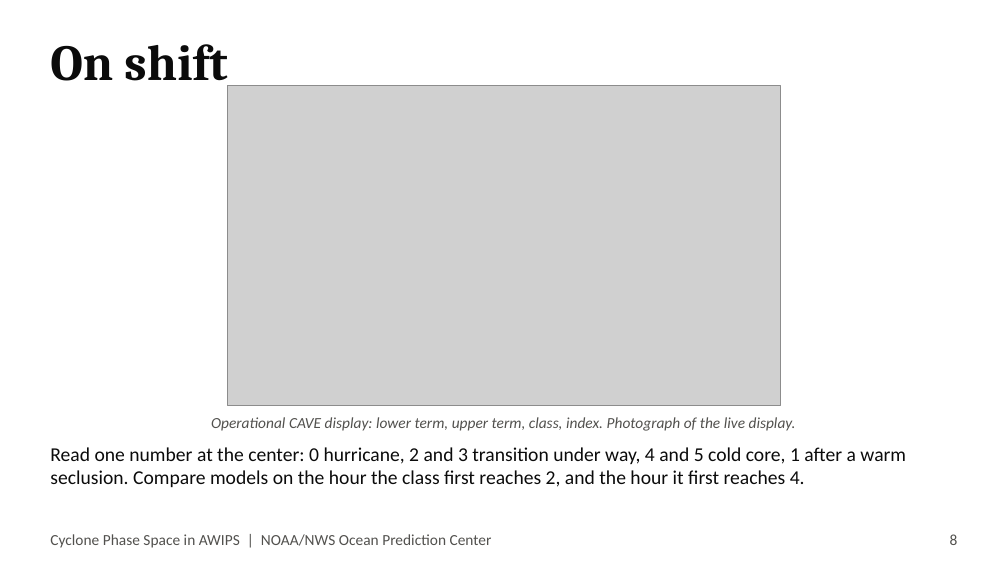
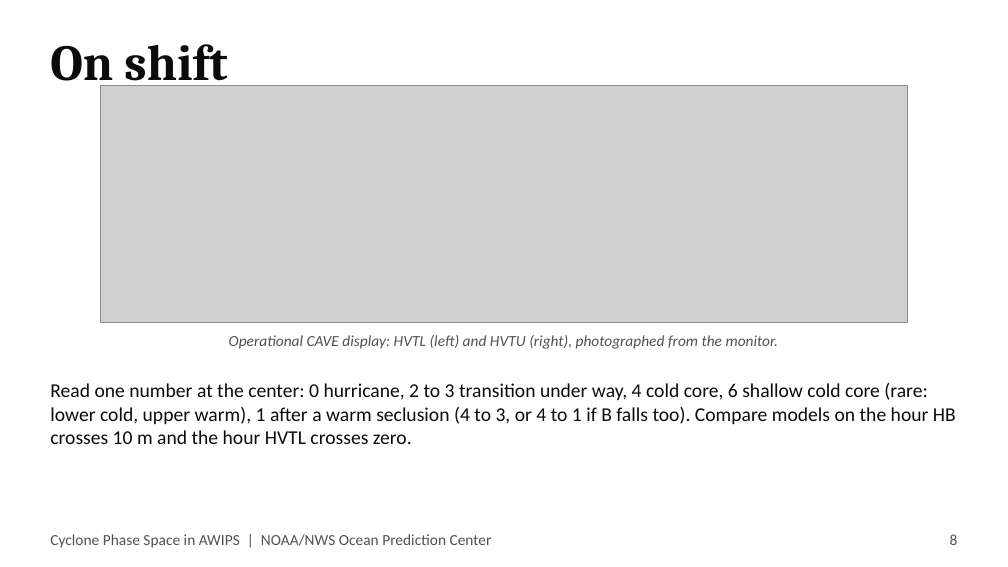
Before and after one commit to jkrek17/awips-tools, a slide deck: slide 8 of D2D/docs/TALK.pptx. Drawn at 1008x567 pixels with LibreOffice and Linux fonts; fonts in the diff are those of the drawing; grey boxes stand for pictures. Boxes give left, top, right and bottom in pixels: in the first picture for what was removed or moved away, otherwise in the second. Text is boxed around its words. In the diff, an @@ line names an element or a change of style, - is before the commit and + after.

```diff
--- a/D2D/docs/TALK.pptx
+++ b/D2D/docs/TALK.pptx
@@ picture: place and size @@
-picture at (228,86,780,405)
+picture at (101,86,907,323)
@@ text at (229,335,778,349): text changed @@
-Operational CAVE display: lower term, upper term, class, index. Photograph of the live display.
+Operational CAVE display: HVTL (left) and HVTU (right), photographed from the monitor.
@@ text at (50,383,956,444): text changed @@
-Read one number at the center: 0 hurricane, 2 and 3 transition under way, 4 and 5 cold core, 1 after a warm seclusion. Compare models on the hour the class first reaches 2, and the hour it first reaches 4.
+Read one number at the center: 0 hurricane, 2 to 3 transition under way, 4 cold core, 6 shallow cold core (rare: lower cold, upper warm), 1 after a warm seclusion (4 to 3, or 4 to 1 if B falls too). Compare models on the hour HB crosses 10 m and the hour HVTL crosses zero.
```
Also in this commit, not shown: 9 other slides changed, 1 other file.
